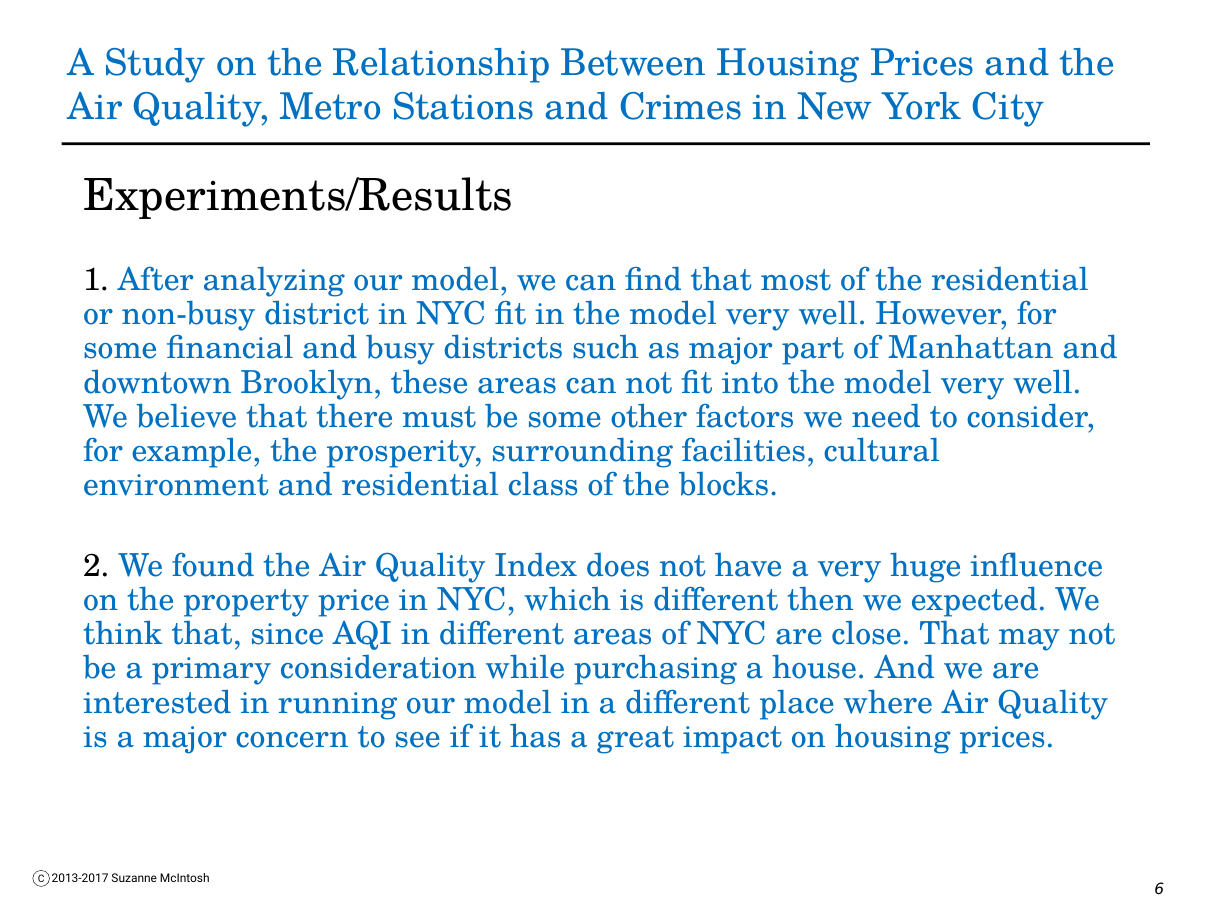
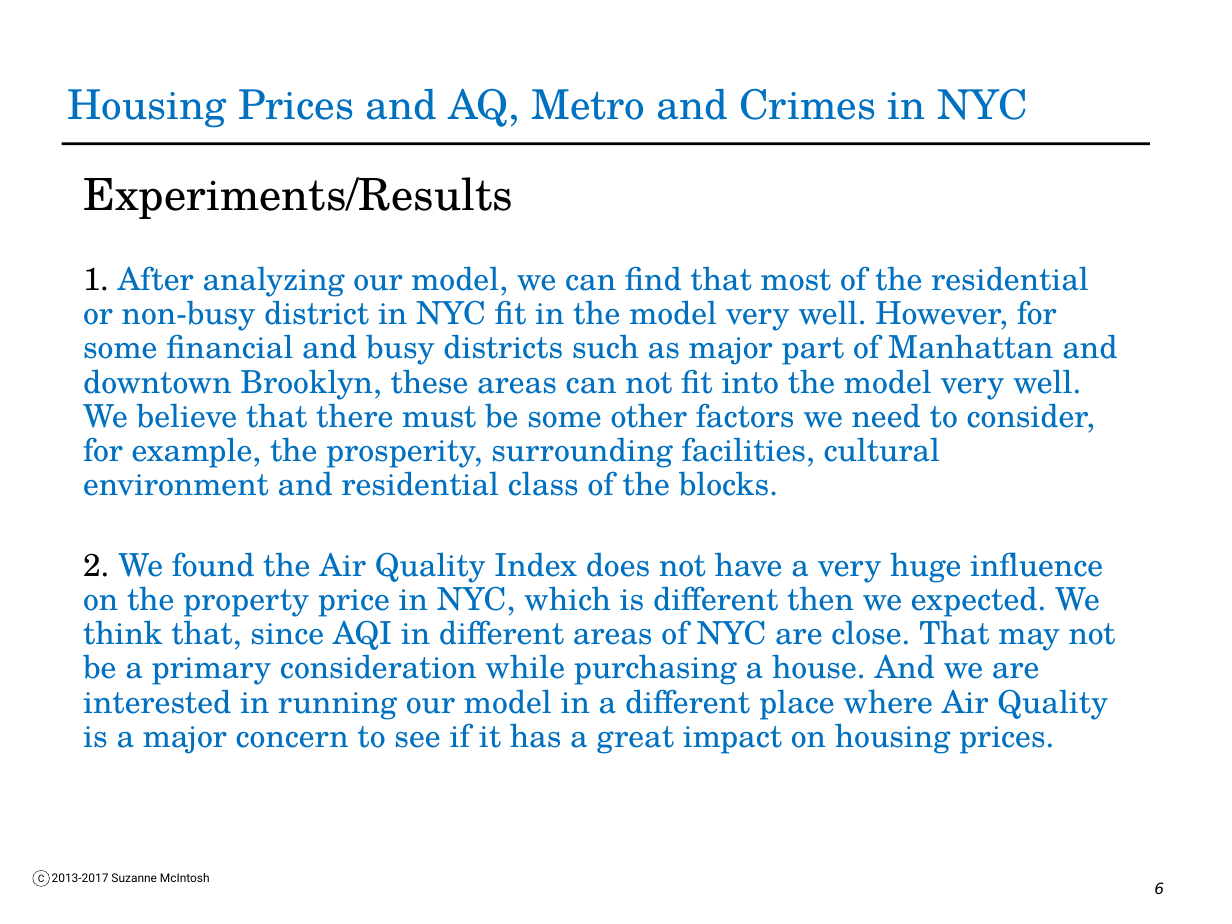
Before and after one commit to darkpursuer/BDAD-2017-Project, a slide deck: slide 6 of Spark_Fall2017_Class12_Slides_YiZhang_TaikunGuo.pptx. Drawn at 1232x924 pixels with LibreOffice and Linux fonts; fonts in the diff are those of the drawing; background and template pictures are left out. Boxes give left, top, right and bottom in pixels: in the first picture for what was removed or moved away, otherwise in the second. Text is boxed around its words. In the diff, an @@ line names an element or a change of style, - is before the commit and + after.

```diff
--- a/Spark_Fall2017_Class12_Slides_YiZhang_TaikunGuo.pptx
+++ b/Spark_Fall2017_Class12_Slides_YiZhang_TaikunGuo.pptx
@@ title at <box>68,88,1028,128</box>: text changed; size 21.6 to 24 pt @@
-A Study on the Relationship Between Housing Prices and the Air Quality, Metro Stations and Crimes in New York City
+Housing Prices and AQ, Metro and Crimes in NYC
```
Also in this commit, not shown: 9 other slides changed.
